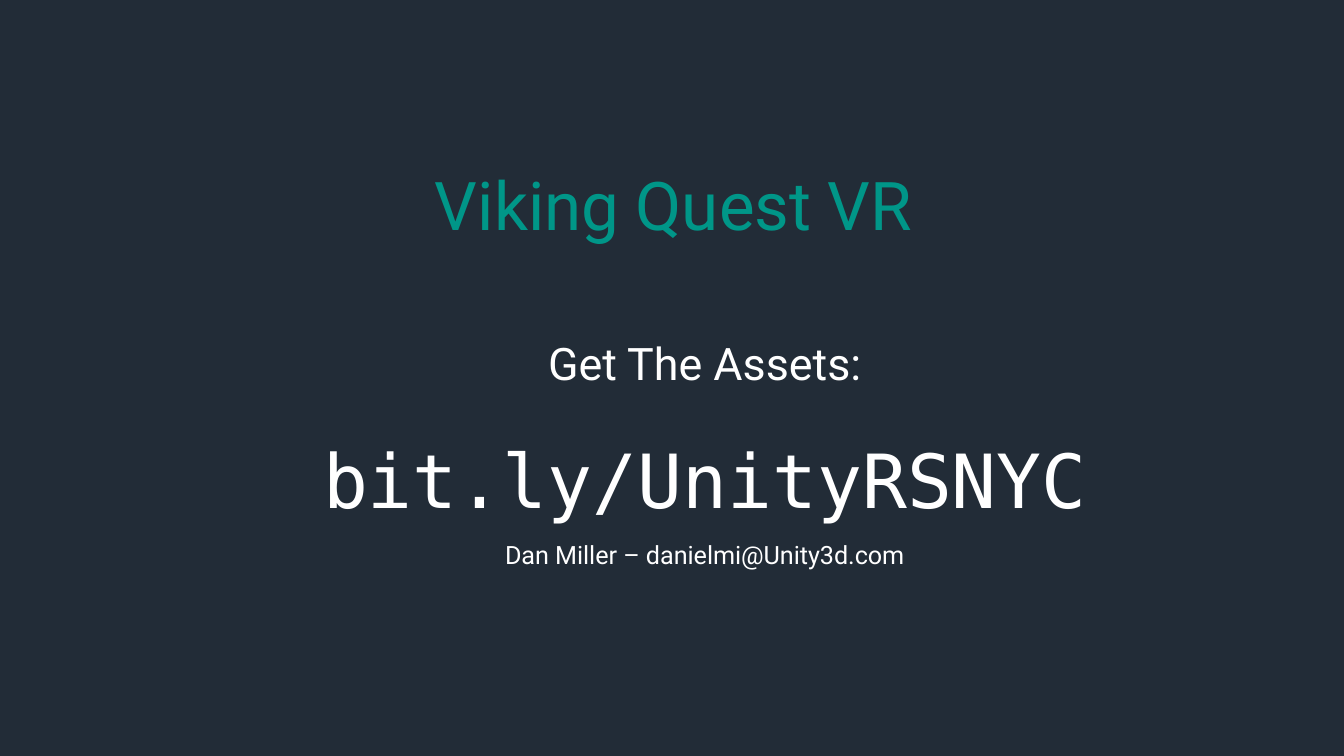
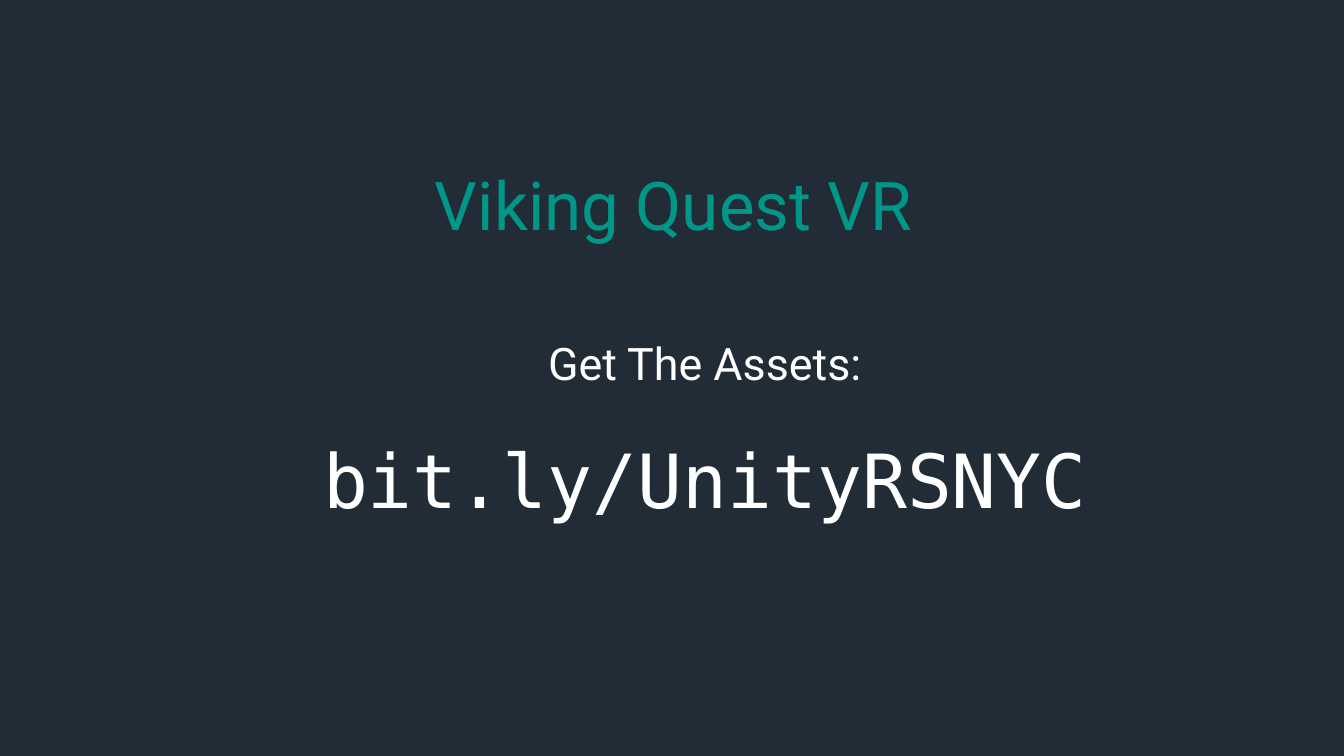
Before and after one commit to jfypk/unity-workshop, a slide deck: slide 2 of VikingQuestVR_Cycles_DM.pptx (slide 3 before the commit). Drawn at 1344x756 pixels with LibreOffice and Linux fonts; fonts in the diff are those of the drawing; background and template pictures are left out. Boxes give left, top, right and bottom in pixels: in the first picture for what was removed or moved away, otherwise in the second. Text is boxed around its words. In the diff, an @@ line names an element or a change of style, - is before the commit and + after.

```diff
--- a/VikingQuestVR_Cycles_DM.pptx
+++ b/VikingQuestVR_Cycles_DM.pptx
@@ text at <box>505,545,904,570</box>: paragraph removed @@
-Dan Miller – danielmi@Unity3d.com
```
Also in this commit, not shown: 2 other slides changed, 1 slide removed, 2 other files.
